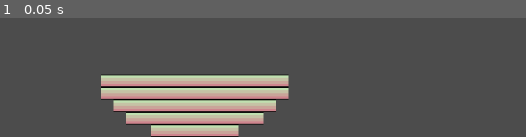
Above: before the commit, frame 1.
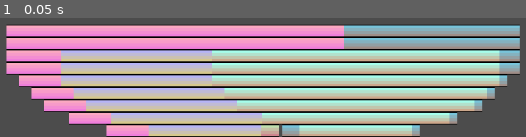
Above: after the commit, the same moment.

Repository: medmaster0/PirateGen
Game: Godot game, scene res://PirateGame.tscn
Two runs of this game, one before a commit and one after it. Both use one fixed random seed, a clock stepped at 60 frames per second and the inputs below.
Inputs:
- Up to frame 1 (0.05 s): no input

The runs differ from the first frame. In frame 1, 81% of the frame differs, in the area x 1-99%, y 5-100%.

Commit message:
add DEBUG scratchpad

Diff:
--- /dev/null
+++ b/DEBUGSCRATCH.gd
@@ -0,0 +1,13 @@
+extends Node2D
+
+# Declare member variables here. Examples:
+# var a = 2
+# var b = "text"
+
+# Called when the node enters the scene tree for the first time.
+func _ready():
+	pass # Replace with function body.
+
+# Called every frame. 'delta' is the elapsed time since the previous frame.
+#func _process(delta):
+#	pass
--- /dev/null
+++ b/DEBUGSCRATCH.tscn
@@ -0,0 +1,17 @@
+[gd_scene load_steps=3 format=2]
+
+[ext_resource path="res://DEBUGSCRATCH.gd" type="Script" id=1]
+[ext_resource path="res://Tiles/blank.png" type="Texture" id=2]
+
+[node name="DEBUGSCRATCH" type="Node2D"]
+script = ExtResource( 1 )
+
+[node name="Sprite" type="Sprite" parent="."]
+modulate = Color( 1, 1, 1, 0.196078 )
+position = Vector2( 84.4854, 12.8923 )
+texture = ExtResource( 2 )
+
+[node name="Sprite2" type="Sprite" parent="."]
+modulate = Color( 1, 1, 1, 0.196078 )
+position = Vector2( 90.2317, 4.15976 )
+texture = ExtResource( 2 )
--- /dev/null
+++ b/PirateGame.gd
@@ -0,0 +1,27 @@
+extends Node2D
+
+export (PackedScene) var MazeShip
+
+# Declare member variables here. Examples:
+# var a = 2
+# var b = "text"
+
+var num_ships = 5
+
+# Called when the node enters the scene tree for the first time.
+func _ready():
+
+	randomize()
+
+	for i in range(num_ships):
+		var temp_ship = MazeShip.instance()
+		add_child(temp_ship)
+		temp_ship.position.x = rand_range(-300,300)
+
+	pass # Replace with function body.
+
+# Called every frame. 'delta' is the elapsed time since the previous frame.
+func _process(delta):
+
+
+	pass
--- a/PirateGame.tscn
+++ b/PirateGame.tscn
@@ -1,7 +1,8 @@
-[gd_scene load_steps=2 format=2]
+[gd_scene load_steps=3 format=2]
 
-[ext_resource path="res://Scenes/MazeShip.tscn" type="PackedScene" id=1]
+[ext_resource path="res://PirateGame.gd" type="Script" id=1]
+[ext_resource path="res://Scenes/MazeShip.tscn" type="PackedScene" id=2]
 
 [node name="PirateGame" type="Node2D"]
-
-[node name="MazeShip" parent="." instance=ExtResource( 1 )]
+script = ExtResource( 1 )
+MazeShip = ExtResource( 2 )
Binary file added: Tiles/blank.png
Not shown, added: Tiles/blank.png.import
